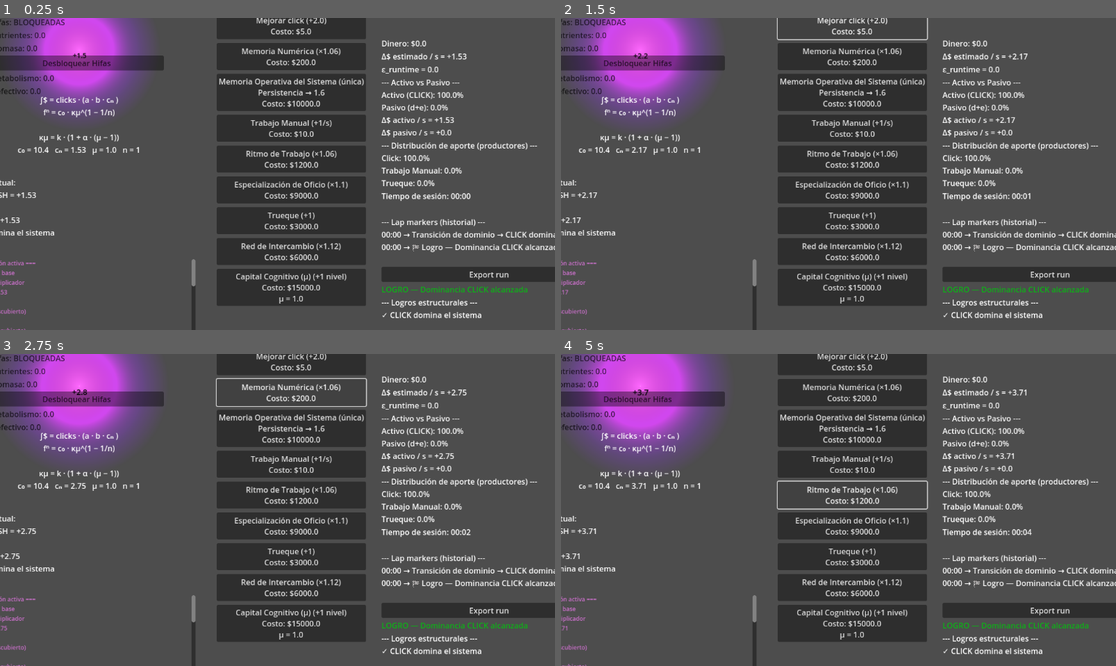
Above: before the commit, frames 1-4 (two rows, left to right).
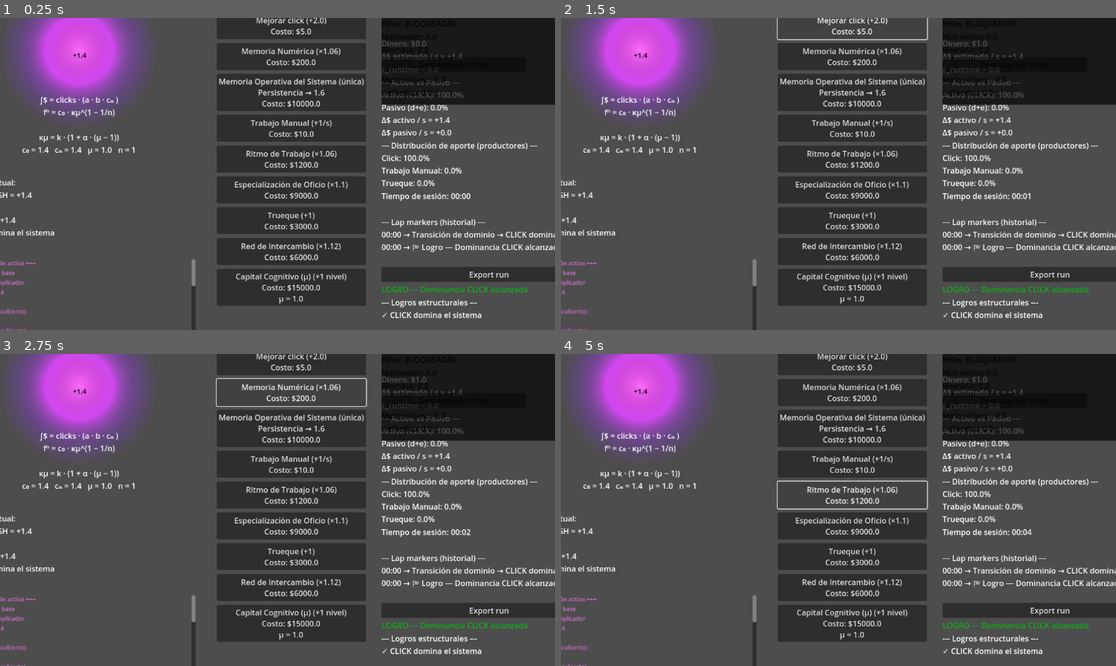
Above: after the commit, the same moments.

Repository: amurito/godot-idle-game
Game: Godot game, scene res://main.tscn
Same seed, same stepped clock (60 frames per second), same inputs: the game is played once before the commit and once after it.
Inputs (mouse positions are in pixels of both pictures, inside the frame that each line leads up to):
- Up to frame 1 (0.25 s): no input
- Up to frame 2 (1.5 s): click (638, 49) at 0.5 s; click "Mejorar click (+2.0) Costo: $…" at 1.25 s
- Up to frame 3 (2.75 s): click "Memoria Numérica (×1.06) Cost…" at 2 s
- Up to frame 4 (5 s): click "Memoria Operativa del Sistema…" at 2.75 s; click "Trabajo Manual (+1/s) Costo: …" at 3.5 s; click "Ritmo de Trabajo (×1.06) Cost…" at 4.25 s

The runs differ from the first frame. In frame 1, 11% of the frame differs, in the area x 0-100%, y 0-89%; in frame 2, 11%; in frame 3, 12%; in frame 4, 16%.

Commit message:
v0.8.1 — Reactor metabólico: crecimiento visual acoplado a

Diff:
--- a/fungi.tscn
+++ b/fungi.tscn
@@ -1,37 +1,41 @@
-[gd_scene load_steps=3 format=3 uid="uid://cbyh1vt0443ys"]
+[gd_scene load_steps=4 format=3 uid="uid://cbyh1vt0443ys"]
 
+[ext_resource type="Theme" uid="uid://c3i7d0q3n8d5e" path="res://fungi_theme.tres" id="1_bgtdn"]
 [ext_resource type="Script" uid="uid://chwpt8ctyh6x4" path="res://fungi_ui.gd" id="1_v67og"]
 
-[sub_resource type="StyleBoxEmpty" id="StyleBoxEmpty_v67og"]
+[sub_resource type="StyleBoxFlat" id="StyleBoxFlat_v67og"]
 
 [node name="FungiUI" type="Control" groups=["fungi_ui"]]
 custom_minimum_size = Vector2(300, 160)
 layout_mode = 3
-anchors_preset = 0
-offset_right = 320.0
+anchors_preset = 1
+anchor_left = 1.0
+anchor_right = 1.0
+offset_left = -320.0
 offset_bottom = 160.0
+grow_horizontal = 0
 mouse_filter = 2
+theme = ExtResource("1_bgtdn")
 script = ExtResource("1_v67og")
 
 [node name="Panel" type="Panel" parent="."]
 modulate = Color(0, 0, 0, 0.6666667)
 custom_minimum_size = Vector2(360, 160)
 layout_mode = 1
-anchors_preset = 15
+anchors_preset = 1
+anchor_left = 1.0
 anchor_right = 1.0
-anchor_bottom = 1.0
-grow_horizontal = 2
-grow_vertical = 2
-theme_override_styles/panel = SubResource("StyleBoxEmpty_v67og")
+offset_left = -360.0
+offset_bottom = 180.0
+grow_horizontal = 0
+mouse_filter = 2
+theme_override_styles/panel = SubResource("StyleBoxFlat_v67og")
 
 [node name="VBoxContainer" type="VBoxContainer" parent="Panel"]
 custom_minimum_size = Vector2(300, 120)
 layout_mode = 1
-anchors_preset = 15
-anchor_right = 1.0
-anchor_bottom = 1.0
-grow_horizontal = 2
-grow_vertical = 2
+offset_right = 300.0
+offset_bottom = 273.0
 mouse_filter = 2
 
 [node name="HifasStatus" type="Label" parent="Panel/VBoxContainer"]
--- /dev/null
+++ b/fungi_theme.tres
@@ -0,0 +1,6 @@
+[gd_resource type="Theme" format=3 uid="uid://c3i7d0q3n8d5e"]
+
+[resource]
+Label/colors/font_color = Color(0.78431374, 0.29411766, 1, 1)
+Label/colors/font_outline_color = Color(0.07058824, 0, 0.08235294, 1)
+Label/constants/outline_size = 2
--- a/fungi_ui.gd
+++ b/fungi_ui.gd
@@ -12,6 +12,8 @@
 @onready var lbl_nutrients = $Panel/VBoxContainer/Nutrientes
 @onready var lbl_biomass   = $Panel/VBoxContainer/Biomasa
 @onready var btn_hifas     = $Panel/VBoxContainer/DesbloquearHifas
+@export var fungi_color : Color = Color(0.78, 0.3, 1.0) # violeta micelial
+
 
 var hifas_unlocked := false
 var nutrients := 0.0
@@ -23,11 +25,26 @@
 
 const NUTRIENT_FROM_EPS := 5.0
 const GROWTH_RATE := 0.25
+func apply_fungi_color():
+	var labels = [
+		lbl_status,
+		lbl_nutrients,
+		lbl_biomass,
+		$Panel/VBoxContainer/Metabolismo,
+		$Panel/VBoxContainer/EpsilonEff
+	]
+
+	for l in labels:
+		if l:
+			l.set("theme_override_colors/font_color", fungi_color)
+			l.set("theme_override_colors/font_outline_color", Color(0.05, 0.0, 0.08))
+			l.set("theme_override_constants/outline_size", 1)
 
 
 
 func _ready():
 	print("🍄 Biosfera online")
+	apply_fungi_color()
 
 	if btn_hifas.pressed.is_connected(_on_DesbloquearHifas_pressed):
 		btn_hifas.pressed.disconnect(_on_DesbloquearHifas_pressed)
--- a/main.gd
+++ b/main.gd
@@ -31,7 +31,7 @@
 var click_multiplier_upgrade_cost: float = 200.0
 
 # Persistencia base estructural (c₀)
-var persistence_base: float = 10.4
+var persistence_base: float = 1.4
 # Estado dinámico observado (cₙ)
 var persistence_dynamic: float = 1.4
 
@@ -882,7 +882,7 @@
 	_mount_fungi_dlc()
 
 func _mount_fungi_dlc():
-	await get_tree().process_frame   # ⬅️ clave: esperar que todo exista
+	await get_tree().process_frame # ⬅️ clave: esperar que todo exista
 
 	fungi_ui = FUNGI_UI_SCENE.instantiate()
 	get_node("DLCOverlay").add_child(fungi_ui)
